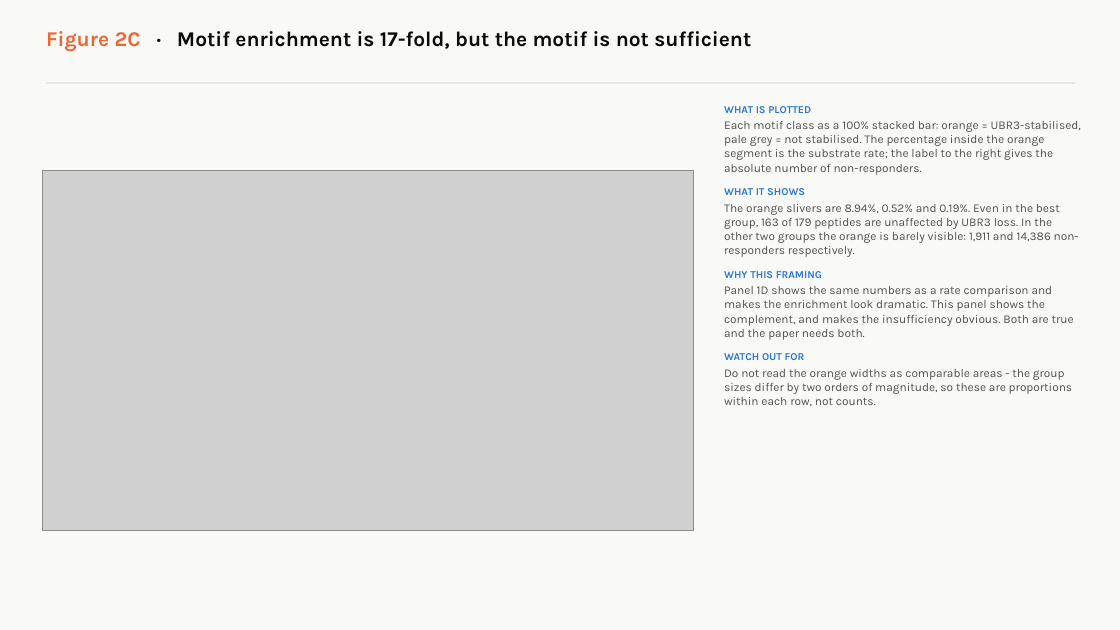
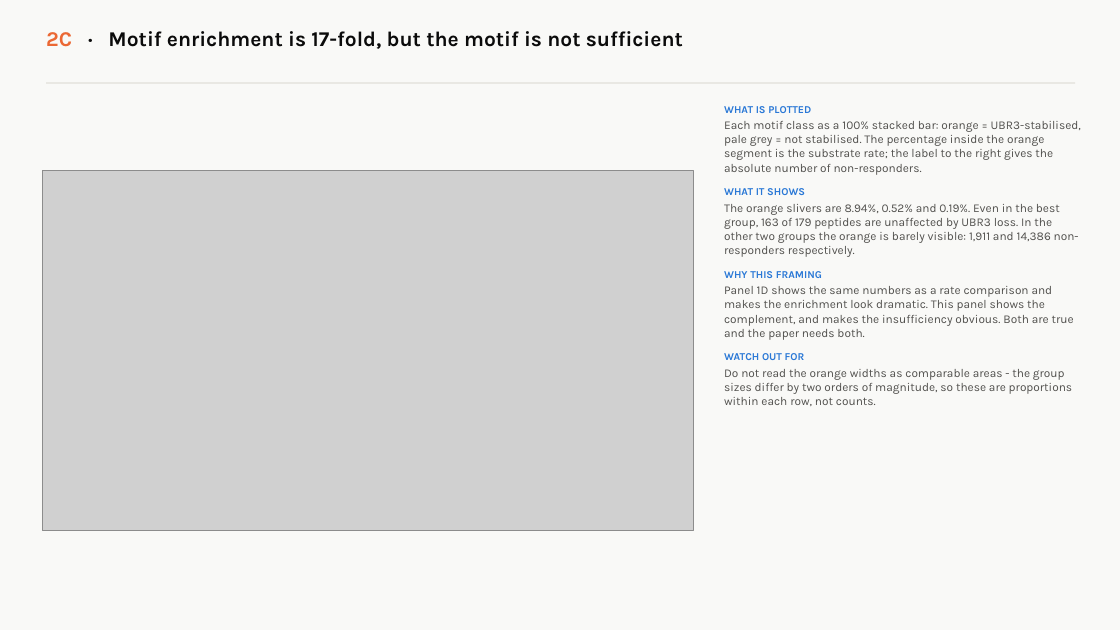
Before and after one commit to idobleicher/dianaMega, a slide deck: slide 6 of ubr3_PG_reviewer/UBR3_figures_explained.pptx (slide 11 before the commit). Drawn at 1120x630 pixels with LibreOffice and Linux fonts; fonts in the diff are those of the drawing; grey boxes stand for pictures. Boxes give left, top, right and bottom in pixels: in the first picture for what was removed or moved away, otherwise in the second. Text is boxed around its words. In the diff, an @@ line names an element or a change of style, - is before the commit and + after.

```diff
--- a/ubr3_PG_reviewer/UBR3_figures_explained.pptx
+++ b/ubr3_PG_reviewer/UBR3_figures_explained.pptx
@@ text at (46,31,683,49): text changed @@
-Figure 2C · Motif enrichment is 17-fold, but the motif is not sufficient
+2C · Motif enrichment is 17-fold, but the motif is not sufficient
```
Also in this commit, not shown: 29 other slides changed, 4 slides added, 14 slides removed, 38 other files.
